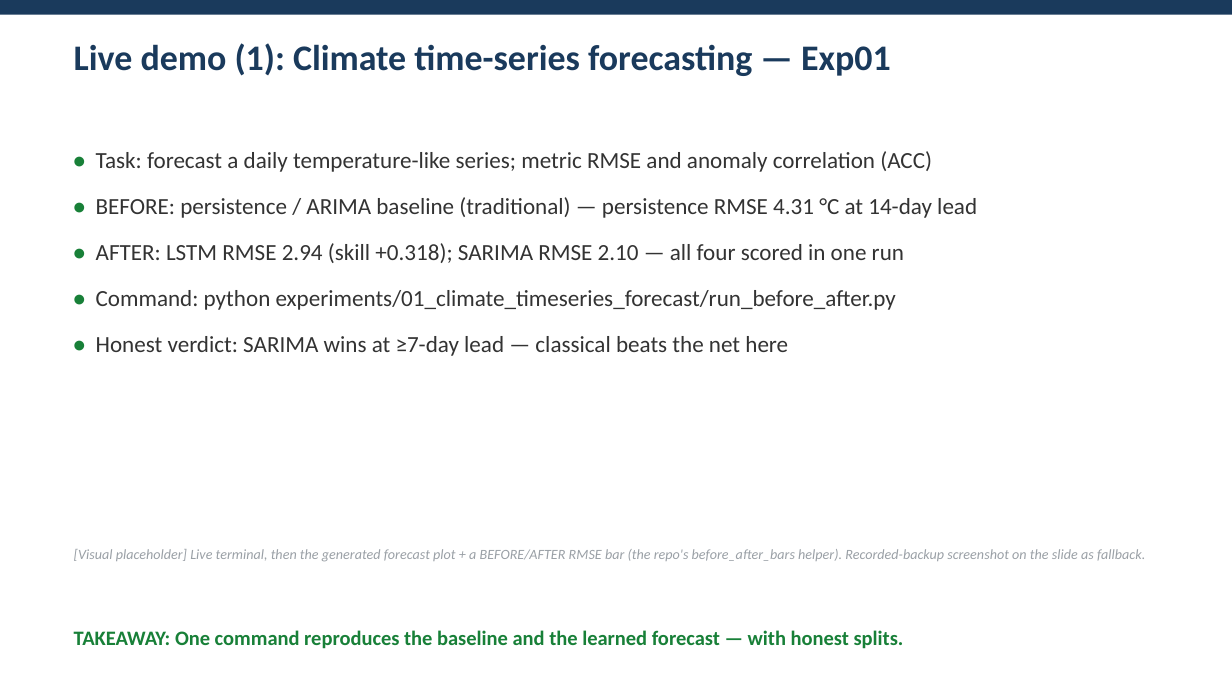
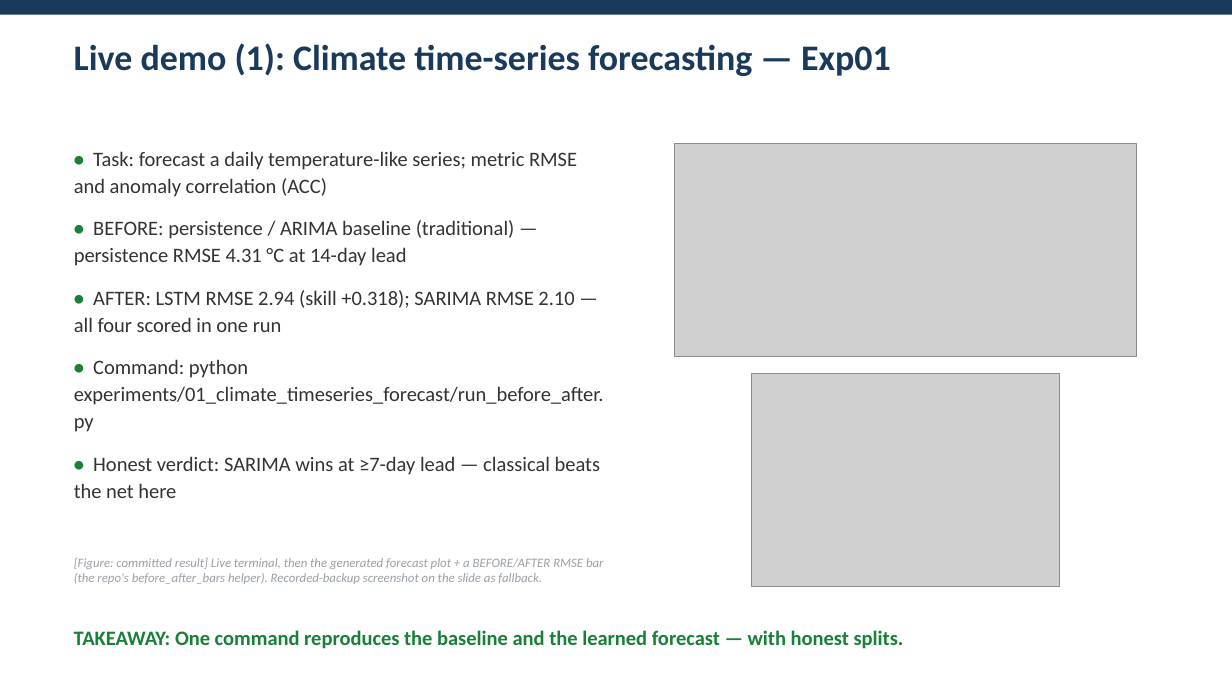
Before and after one commit to dlmastery/environment_stats_talk, a slide deck: slide 8 of docs/talk/deck.pptx. Drawn at 1232x693 pixels with LibreOffice and Linux fonts; fonts in the diff are those of the drawing; grey boxes stand for pictures. Boxes give left, top, right and bottom in pixels: in the first picture for what was removed or moved away, otherwise in the second. Text is boxed around its words. In the diff, an @@ line names an element or a change of style, - is before the commit and + after.

```diff
--- a/docs/talk/deck.pptx
+++ b/docs/talk/deck.pptx
@@ text "• Task: forecast a daily ..." at box(74, 151, 604, 498): size 18 to 16 pt @@
@@ picture added at box(675, 143, 1137, 357) @@
@@ picture added at box(752, 373, 1060, 587) @@
@@ text at box(74, 558, 604, 584): text changed; size 11 to 10 pt @@
-[Visual placeholder] Live terminal, then the generated forecast plot + a BEFORE/AFTER RMSE bar (the repo's before_after_bars helper). Recorded-backup screenshot on the slide as fallback.
+[Figure: committed result] Live terminal, then the generated forecast plot + a BEFORE/AFTER RMSE bar (the repo's before_after_bars helper). Recorded-backup screenshot on the slide as fallback.
```
Also in this commit, not shown: 4 other slides changed, 2 slides added, 1 other file.
